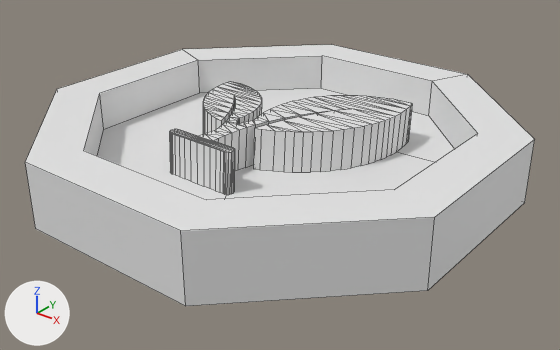
A saved change to the Blender file 3d/drives/growth.blend.
The view is the same before and after, from a 50 mm lens placed at (13.86, -17.17, 10.56), pointed at (0.35, -0.28, 0.09). Every picture has the same lights, and +X, +Y and +Z are marked at lower left. Mesh edges are drawn as thin lines.

Names of what the first picture shows: 'Octagon'.
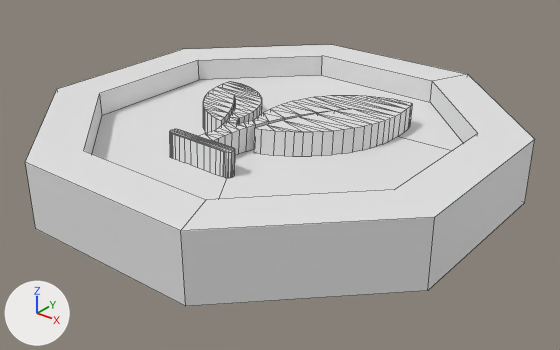
The change in detail:
me_cylinder_002 is used by ob_octagon; location (0.0, 0.0, 1.0).
me_cylinder_002 had 16 vertices, 10 faces and spanned x -6.93..6.93, y -6.93..6.93, z -1.0..1.0.
me_cylinder_002 now has 32 vertices, 20 faces and spans x -6.93..6.93, y -6.93..6.93, z -1.0..1.0.
Part 1, on me_cylinder_002:
1 face is deleted.
8 vertices are added at x -5.5..5.5, y -5.5..5.5, z 0.25.
8 new vertices lie (0.0, 0.0, 0.75) away from vertices in x -5.5..5.5, y -5.5..5.5, z 0.25.
11 new faces join them.
Object 'Octagon' (ob_octagon) loses its BOOLEAN modifier named 'Add hole'.
Modifier setting removed (it was object = ob_octagon_hole).

Location of each change, (x1, y1, x2, y2) in pixels of the pictures (560 x 350 px):
'Octagon', reshaped, modifiers changed
    both: (25, 44, 535, 306)
part 1 of me_cylinder_002, built on
    both: (25, 44, 534, 231)
